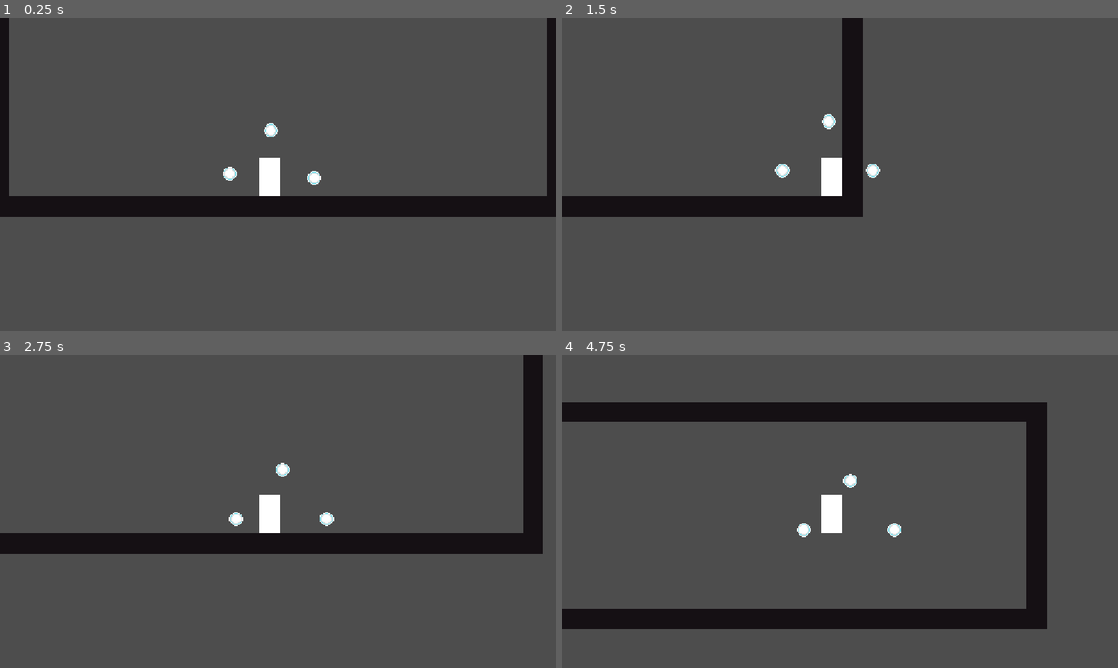
Above: before the commit, frames 1-4 (two rows, left to right).
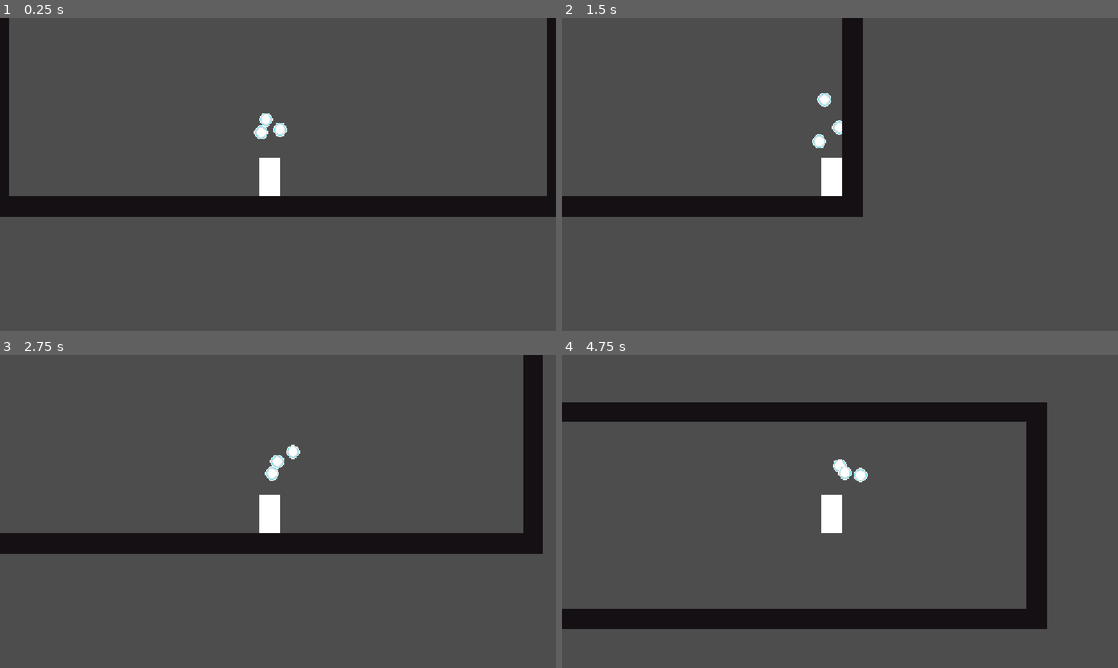
Above: after the commit, the same moments.

Repository: Timi865/Microvania
Game: Godot game, scene res://Scenes/game.tscn
Two runs of this game, one before a commit and one after it. Both use one fixed random seed, a clock stepped at 60 frames per second and the inputs below.
Inputs:
- Up to frame 1 (0.25 s): no input
- Up to frame 2 (1.5 s): hold Right (Move_right) from 0.53 s (still down); tap C (dash) at 0.6, 1.35 s; tap Space (Jump) at 0.77 s
- Up to frame 3 (2.75 s): tap Space (Jump) at 1.52 s; release Right (Move_right) at 2.03 s; hold Left (Move_left) from 2.03 s (still down); tap C (dash) at 2.1 s
- Up to frame 4 (4.75 s): release Left (Move_left) at 2.78 s; hold Right (Move_right) 2.78-4.28 s; tap C (dash) at 2.85, 3.6, 4.35 s; tap Space (Jump) at 3.02, 3.77, 4.52 s; hold Left (Move_left) from 4.28 s (still down)

The runs differ from the first frame. In frame 1, 0.5% of the frame differs, in the area x 40-58%, y 30-54%; in frame 2, 0.5%, in the area x 38-58%, y 24-52%; in frame 3, 0.5%; in frame 4, 0.5%.

Commit message:
Orb Movement Behavior
Changed position of all orbs
all three orbs have different float speeds to make them independent from each other

Diff:
--- a/Scenes/Player.tscn
+++ b/Scenes/Player.tscn
@@ -24,13 +24,20 @@
 script = ExtResource("2_it8n0")
 
 [node name="Orb1" parent="OrbManager" unique_id=915681463 instance=ExtResource("2_88kja")]
-position = Vector2(0, -19)
+position = Vector2(-4, -18)
+follow_speed = 9.0
 physics_reaction = 0.05
+float_height = 5.0
+float_speed = 1.0
 
 [node name="Orb2" parent="OrbManager" unique_id=27383065 instance=ExtResource("2_88kja")]
-position = Vector2(-18, 0)
+position = Vector2(4, -20)
 physics_reaction = 0.05
+float_height = 5.0
+float_speed = 2.0
 
 [node name="Orb3" parent="OrbManager" unique_id=167485801 instance=ExtResource("2_88kja")]
-position = Vector2(17, 0)
+position = Vector2(-2, -25)
+follow_speed = 9.0
 physics_reaction = 0.05
+float_height = 5.0
--- a/Scripts/orb_manager.gd
+++ b/Scripts/orb_manager.gd
@@ -1,6 +1,6 @@
 extends Node2D
 
-@onready var orbs: Array[Node2D] = [$Orb1, $Orb2]
+@onready var orbs: Array[Node2D] = [$Orb1, $Orb2, $Orb3]
 
 var target_position := Vector2(2, -14)
 
